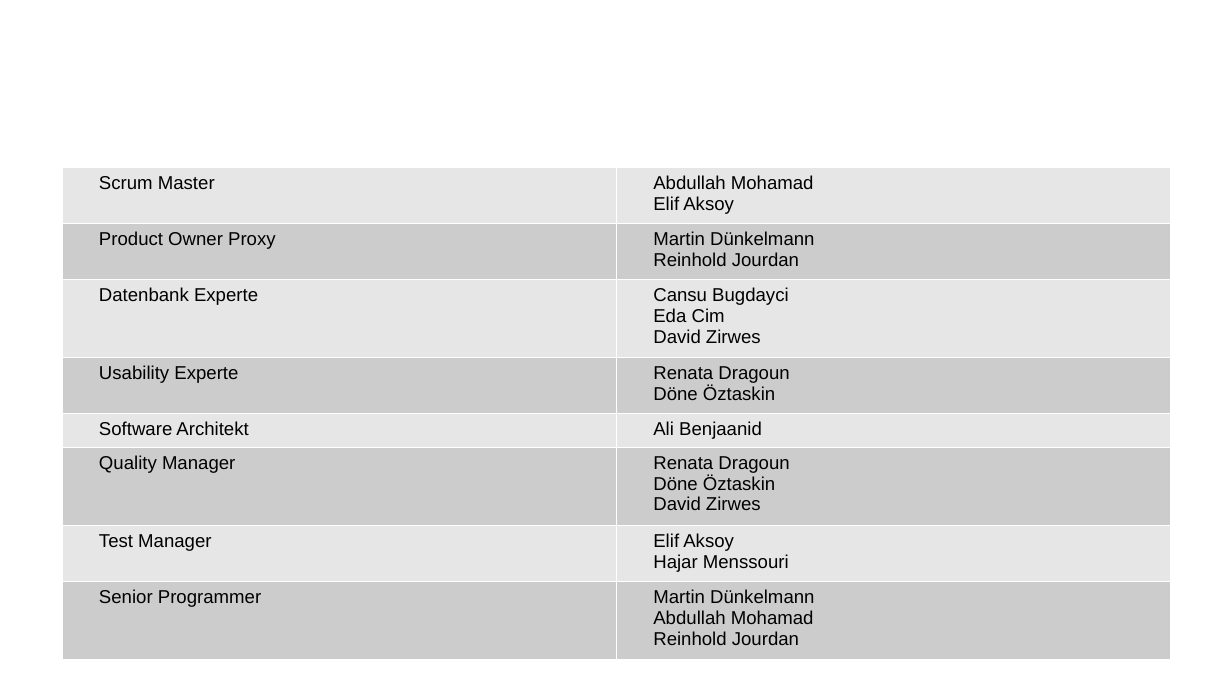
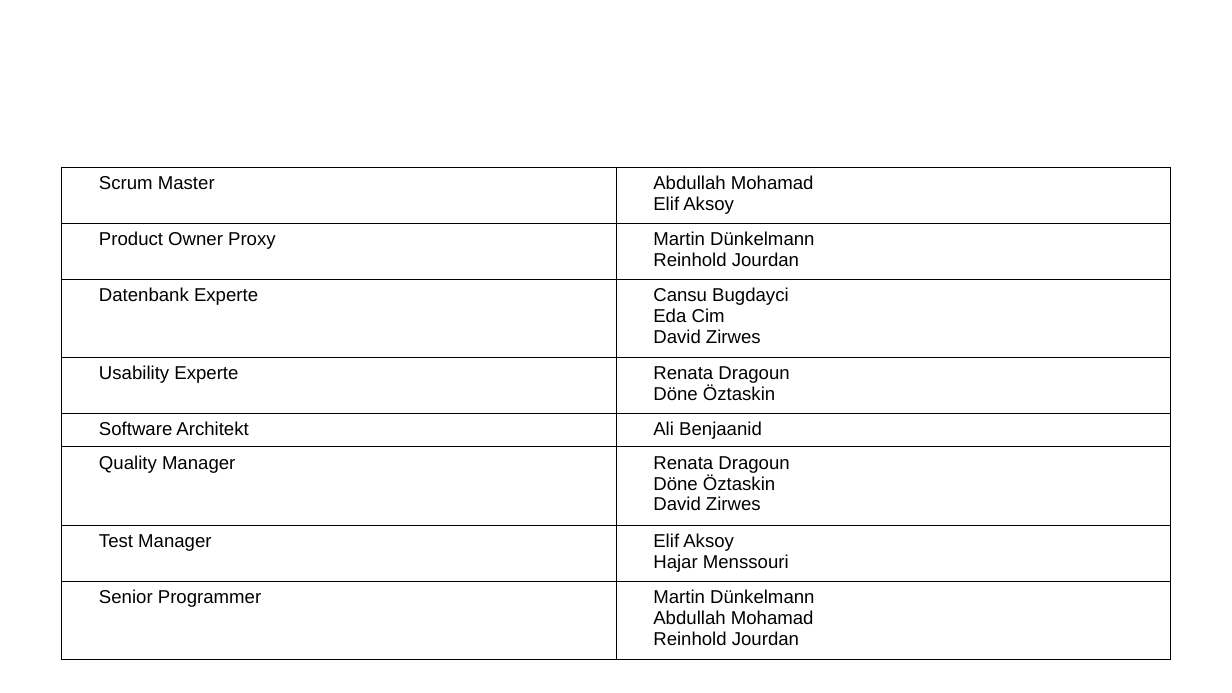
Before and after one commit to MartinX3-EducationOrganization/HBRS-SA_S4_SE2_Mid-Term-Project, a slide deck: slide 2 of documents/projectpresentation.odp. Drawn at 1232x693 pixels with LibreOffice and Linux fonts; fonts in the diff are those of the drawing; background and template pictures are left out. Boxes give left, top, right and bottom in pixels: in the first picture for what was removed or moved away, otherwise in the second. Text is boxed around its words. In the diff, an @@ line names an element or a change of style, - is before the commit and + after.

```diff
--- a/documents/projectpresentation.odp
+++ b/documents/projectpresentation.odp
@@ table at [61, 168, 1171, 650] @@
@@ fill #E6E6E6 to none in 8 cells @@
@@ fill #CCCCCC to none in 8 cells @@
@@ borders changed @@
```
Also in this commit, not shown: 1 other slide changed, 3 slides added, 1 other file.
